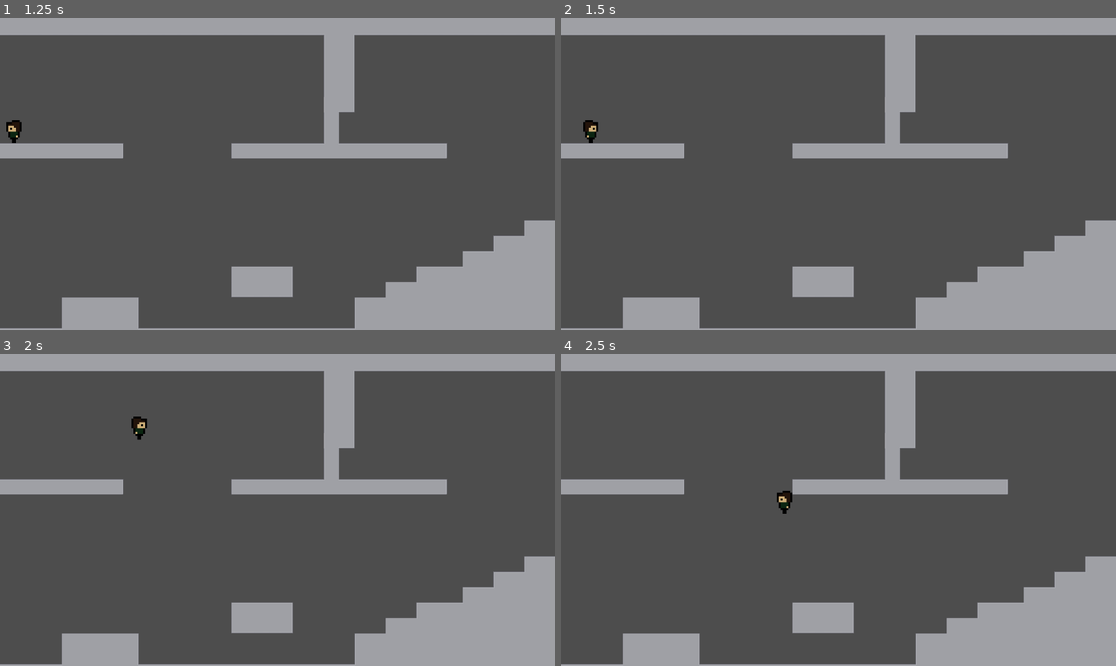
Above: before the commit, frames 1-4 (two rows, left to right).
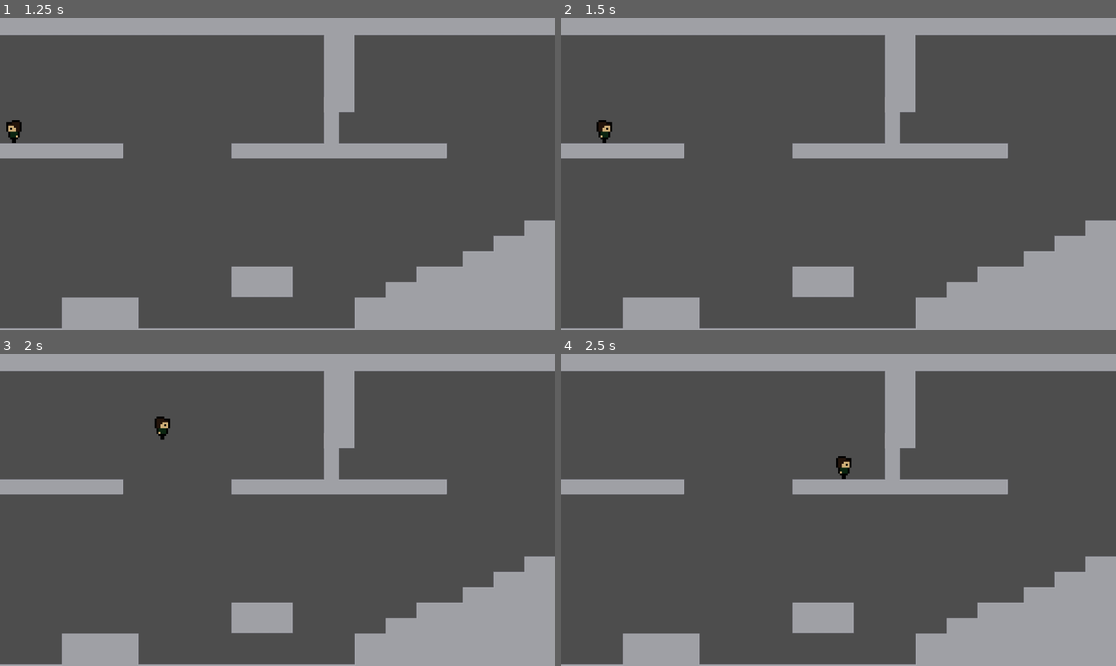
Above: after the commit, the same moments.

Repository: CelerityTAS/RostEntfernerTMLLC
Game: Godot game, scene res://scenes/menus/mainmenu.tscn
Two runs of this game, one before a commit and one after it. Both use one fixed random seed, a clock stepped at 60 frames per second and the inputs below.
Inputs:
- Up to frame 1 (1.25 s): click "Start" at 0.5 s
- Up to frame 2 (1.5 s): tap Enter at 1.25 s; hold D (right) from 1.28 s (still down)
- Up to frame 3 (2 s): keep holding D (right); tap W (jump) at 1.52 s
- Up to frame 4 (2.5 s): keep holding D (right); tap W (jump) at 2.27 s

Frame 1 is identical in both runs. In frame 2, 0.3% of the frame differs, in the area x 4-10%, y 32-41%; in frame 3, 0.3%, in the area x 23-31%, y 20-28%; in frame 4, 0.3%.

Commit message:
removed linear acceleration

Diff:
--- a/Rostentferner/scenes/Player/air.gd
+++ b/Rostentferner/scenes/Player/air.gd
@@ -5,14 +5,11 @@
 
 func state_process(_delta):
 	next_state = self
+	player.movement.x *= player.DRAG
 
 	if player.is_on_floor():
 		next_state = get_parent().get_node("normal")
-	var direction = player.direction_input()
-	if direction == 0:
-		player.movement.x = move_toward(player.velocity.x, 0, player.DECELERATION)
-	else:
-		player.movement.x = move_toward(player.velocity.x, direction * player.TERMINAL_SPEED, player.ACCELERATION)
+	player.movement.x += player.direction_input()*player.SPEED
 
 	return next_state
 
--- a/Rostentferner/scenes/Player/normal.gd
+++ b/Rostentferner/scenes/Player/normal.gd
@@ -12,6 +12,7 @@
 	else:
 		next_state = self
 
+	player.movement.x *= player.DRAG
 
 	if !player.is_on_floor():
 		next_state = get_parent().get_node("air")
@@ -22,11 +23,7 @@
 		coyote_timer.stop()
 		player.jump_available = true
 
-	var direction = player.direction_input()
-	if direction == 0:
-		player.movement.x = move_toward(player.velocity.x, 0, player.DECELERATION)
-	else:
-		player.movement.x = move_toward(player.velocity.x, direction * player.SPEED, player.ACCELERATION)
+	player.movement.x += player.direction_input()*player.SPEED
 
 	return next_state
 
--- a/Rostentferner/scenes/Player/player.gd
+++ b/Rostentferner/scenes/Player/player.gd
@@ -4,13 +4,11 @@
 
 const UP_VECTOR = Vector2(0,-1)
 
-@export var SPEED = 300.0
+@export var SPEED = 100.0
 @export var JUMP_VELOCITY = -400.0
 @export var MAX_JUMP_TIMER = 11
 @export var MAX_COYOTE_TIMER = 0.1 #in Sec
-@export var ACCELERATION = 30
-@export var DECELERATION = 100
-@export var TERMINAL_SPEED = 500
+@export var DRAG = 0.8
 @export var GRAVITY = 1000
 @onready var sprite = $AnimatedSprite2D
 var jump_available = false
